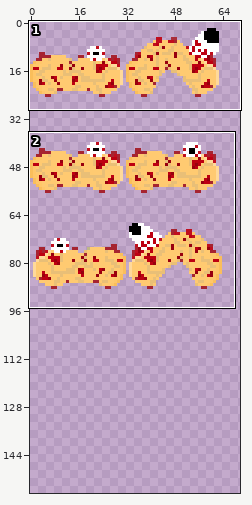
Sprite sheet: Pacman/Textures/wormcreature2.png. The picture above shows the old version from afar; the outline marks the close-up.
Close-up. Old version:
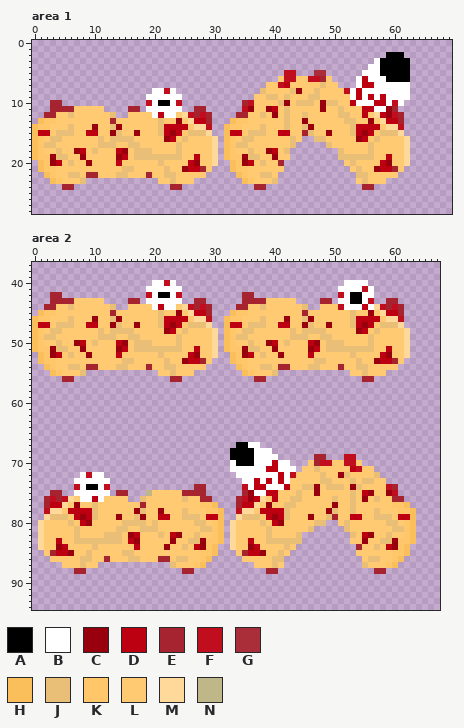
The file is 128x160 pixels. Colours within 5 levels of each other are drawn and written as one. Shown: area 1: x 0..69, y 0..28; area 2: x 0..67, y 37..94. The old version is drawn lined up with the new one. The wide view leaves out empty margins. The commit also changed other parts of the picture, which this record leaves out.
Palette (. is transparent): A #000000  B #ffffff  C #98000e  D #bd0011  E #a62430  F #c00e1e  G #aa2e3a  H #fabe5b  J #e9bf77  K #ffc76a  L #ffca71  M #ffd99a  N #bfb787
New version:
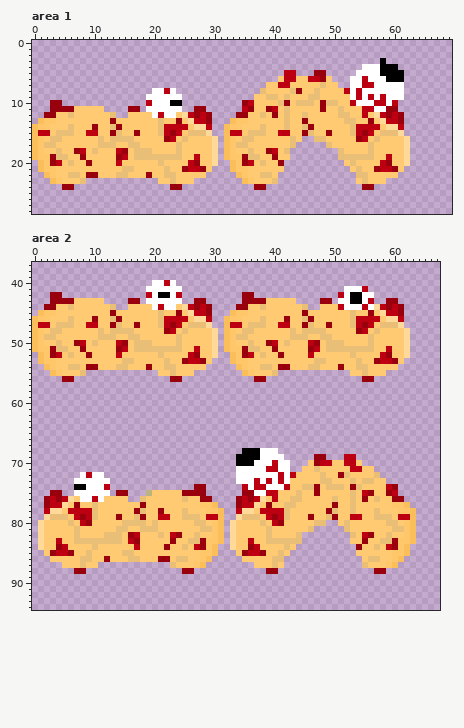
Change:
drawings rearranged on the sheet (the old picture shows each at its new place; 4 dropped ones are not shown)
@@ palette @@
-N #bfb787
+N #bcb480
--- area 1
@@ x 0..69 @@
  1 ......................................................................
- 2 ...........................................................AAA........
- 3 .........................................................BAAAAA.......
- 4 ........................................................BBAAAAA.......
- 5 ..........................................FF...GG......BBBAAAAA.......
- 6 .........................................LFFLLFFEL....BDBBBAAAA.......
- 7 .......................................LLFDLLLLLJLL...BDDBBBBBB.......
- 8 ....................BBFB..............JLLLLJCLLJLLLLFBDBBBBBBBB.......
- 9 ...................BBBBBB............LLJJLJLLLJJLLLLLBDBDBDBBBB.......
-10 ...EE..............FBAABF..........EFLLLLJCLJJJLCJJLLDBBBDDBFB........
-11 ...EEEELLLLL....EE.BBBBBB..EE......FCLLCDLJLLLLLCLLJLLLDDBBCE.........
-12 ..EELLJLLLLLLJ..LLLLBDBBLMFEFE....EELLJLCLJLLJLLLLLJJLLDLMDCFE........
-13 .HKKLLLLLLLLLELLLLLLLJLLCLMDDE...HKKLLLLLLJLLCLLLLLLJJLLCLMDDE........
-14 HKKLLLJLLLCLLJCLLLLLLJDDDDLMMF..HKKLLLJLLLJLLJCLLLLLLJDDDDLMMF........
-15 HDDLJJJLLDDLLCJLLCLLLJDCDLJJJM..HDDLJJJLLDDLLEJLLCLLLJDCDLJJJM........
+ 2 ......................................................................
+ 3 ..........................................................A...........
+ 4 .......................................................BBBAAA.........
+ 5 ..........................................DD...CC.....BBBBAAAA........
+ 6 .........................................LDDLLDDCL...BBDBBBAAA........
+ 7 .......................................LLDDLLLLLJLL..BBDDBBBBB........
+ 8 ....................BBDB..............JLLLLJCLLJLLLLDBDBBBBBBB........
+ 9 ...................BBBBBB............LLJJLJLLLJJLLLLLBDBDBDBBB........
+10 ...CC..............DBBBAA..........CDLLLLJCLJJJLCJJLLDBBBDDBD.........
+11 ...CCCCLLLLL....CC.BBBBBB..CC......DCLLCDLJLLLLLCLLJLLLDDBBCC.........
+12 ..CCLLJLLLLLLJ..LLLLBDBBLMDCDC....CCLLJLCLJLLJLLLLLJJLLDLMDCDC........
+13 .HKKLLLLLLLLLCLLLLLLLJLLCLMDDC...HKKLLLLLLJLLCLLLLLLJJLLCLMDDC........
+14 HKKLLLJLLLCLLJCLLLLLLJDDDDLMMD..HKKLLLJLLLJLLJCLLLLLLJDDDDLMMD........
+15 HDDLJJJLLDDLLCJLLCLLLJDCDLJJJM..HDDLJJJLLDDLLCJLLCLLLJDCDLJJJM........
 16 HKLJJLLLLLLJLJJJJLLLLLCDLJLLLLM.HKLJJLLLLLLJL..JJLLLLLCDLJLLLLM.......
@@ x 0..69 @@
 19 HKKCJJLLCLLLLLCDLJJJJJJJJLLDLLM.HKKCJJLLCLL........JJJJJJLLDLLM.......
-20 .HKCDLJLLCLLLLDLLLLLLJLLLLDCLLM..HKCDLJLLE..........LJLLLLDCLLM.......
-21 .HKKLLLLLLLLLLLJJLLLLLJLLCDDEL...HKKLLLLLL...........LJLLCDDEL........
-22 ..HKLLJJLEELLLJJLLLELLJJLLLLL.....HKLLJJL.............JJLLLLL.........
+20 .HKCDLJLLCLLLLDLLLLLLJLLLLDCLLM..HKCDLJLLC..........LJLLLLDCLLM.......
+21 .HKKLLLLLLLLLLLJJLLLLLJLLCDDCL...HKKLLLLLL...........LJLLCDDCL........
+22 ..HKLLJJLCCLLLJJLLLCLLJJLLLLL.....HKLLJJL.............JJLLLLL.........
 23 ...HKLLLJ............LLJLLL........HKLLLJ.............LJLLL...........
-24 .....EE................EE............EE................EE.............
+24 .....CC................CC............CC................CC.............
 25 ......................................................................
--- area 2
@@ x 0..67 @@
 39 ....................................................................
-40 ....................BBFB............................BBBB............
-41 ...................BBBBBB..........................BBBBFB...........
-42 ...EE..............FBAABF..........EE..............FBAABB...........
-43 ...EEEELLLLL....EE.BBBBBB..EE......EEEELLLLL....EE.BBAABF..EE.......
-44 ..EELLJLLLLLLJ..LLLLBDBBLMFEFE....EELLJLLLLLLJ..LLLFBBBDBMFEFE......
-45 .HKKLLLLLLLLLELLLLLLLJLLCLMDDE...HKKLLLLLLLLLELLLLLLLJLLCLMDDE......
-46 HKKLLLJLLLCLLJCLLLLLLJDDDDLMMF..HKKLLLJLLLCLLJCLLLLLLJDDDDLMMF......
+40 ....................BBDB............................................
+41 ...................BBBBBB...........................BBBD............
+42 ...CC..............DBAABD..........CC..............DBAABB...........
+43 ...CCCCLLLLL....CC.BBBBBB..CC......CCCCLLLLL....CC.BBAABD..CC.......
+44 ..CCLLJLLLLLLJ..LLLLBDBBLMDCDC....CCLLJLLLLLLJ..LLLDBBBDBMDCDC......
+45 .HKKLLLLLLLLLCLLLLLLLJLLCLMDDC...HKKLLLLLLLLLCLLLLLLLJLLCLMDDC......
+46 HKKLLLJLLLCLLJCLLLLLLJDDDDLMMD..HKKLLLJLLLCLLJCLLLLLLJDDDDLMMD......
 47 HDDLJJJLLDDLLCJLLCLLLJDCDLJJJM..HDDLJJJLLDDLLCJLLCLLLJDCDLJJJM......
@@ x 0..67 @@
 52 .HKCDLJLLCLLLLDLLLLLLJLLLLDCLLM..HKCDLJLLCLLLLDLLLLLLJLLLLDCLLM.....
-53 .HKKLLLLLLLLLLLJJLLLLLJLLCDDEL...HKKLLLLLLLLLLLJJLLLLLJLLCDDEL......
-54 ..HKLLJJLEELLLJJLLLELLJJLLLLL.....HKLLJJLEELLLJJLLLELLJJLLLLL.......
+53 .HKKLLLLLLLLLLLJJLLLLLJLLCDDCL...HKKLLLLLLLLLLLJJLLLLLJLLCDDCL......
+54 ..HKLLJJLCCLLLJJLLLCLLJJLLLLL.....HKLLJJLCCLLLJJLLLCLLJJLLLLL.......
 55 ...HKLLLJ............LLJLLL........HKLLLJ............LLJLLL.........
-56 .....EE................EE............EE................EE...........
+56 .....CC................CC............CC................CC...........
 57 ....................................................................
@@ x 0..67 @@
 66 ....................................................................
-67 ..................................AABB..............................
-68 .................................AAAABBB............................
-69 .................................AAAABBBB......EE...FF..............
-70 .................................BAAABBBDBB...LEFFLLFFL.............
-71 .................................BBBBBBDDBBB.LLJLLLLLDFLL...........
-72 ........BFBB......................BBBBBBBDBFLLLLJLLCJLLLLJ..........
-73 .......BBBBBB......................BBDBDBDBLLLLLJJLLLJLJJLL.........
-74 .......FBAABF..............EE......FBDDBBBDLLJJCLJJJLCJLLLLFE.......
-75 ...EE..BBBBBB.EE...NLLLLLEEEE......ECBBDDLLLJLLCLLLLLJLDCLLCF.......
-76 ..EFEFMLBBDBLLLL..JLLLLLLJLLEE....EFCDMLDLLJJLLLLLJLLJLCLJLLEE......
-77 ..EDDMLCLLJLLLLLLLELLLLLLLLLKKH...EDDMLCLLJJLLLLLLCLLJLLLLLLKKH.....
-78 ..FMMLDDDDJLLLLLLCJLLCLLLJLLLKKH..FMMLDDDDJLLLLLLCJLLJLLLJLLLKKH....
-79 ..MJJJLDCDJLLLCLLJCLLDDLLJJJLDDH..MJJJLDCDJLLLCLLJELLDDLLJJJLDDH....
+67 ....................................................................
+68 ...................................AAABBB...........................
+69 ..................................AAAABBBB.....CC...DD..............
+70 ..................................AAABBBDBB...LCDDLLDDL.............
+71 ..................................BBBBBDDBB..LLJLLLLLDDLL...........
+72 ........BDBB......................BBBBBBBDBDLLLLJLLCJLLLLJ..........
+73 .......BBBBBB.....................BBBDBDBDBLLLLLJJLLLJLJJLL.........
+74 .......AABBBD..............CC......DBDDBBBDLLJJCLJJJLCJLLLLDC.......
+75 ...CC..BBBBBB.CC...NLLLLLCCCC......CCBBDDLLLJLLCLLLLLJLDCLLCD.......
+76 ..CDCDMLBBDBLLLL..JLLLLLLJLLCC....CDCDMLDLLJJLLLLLJLLJLCLJLLCC......
+77 ..CDDMLCLLJLLLLLLLCLLLLLLLLLKKH...CDDMLCLLJJLLLLLLCLLJLLLLLLKKH.....
+78 ..DMMLDDDDJLLLLLLCJLLCLLLJLLLKKH..DMMLDDDDJLLLLLLCJLLJLLLJLLLKKH....
+79 ..MJJJLDCDJLLLCLLJCLLDDLLJJJLDDH..MJJJLDCDJLLLCLLJCLLDDLLJJJLDDH....
 80 .MLLLLJLDCLLLLLJJJJLJLLLLLLJJLKH.MLLLLJLDCLLLLLJJ..LJLLLLLLJJLKH....
@@ x 0..67 @@
 83 .MLLDLLJJJJJJJJLDCLLLLLCLLJJCKKH.MLLDLLJJJJJJ........LLCLLJJCKKH....
-84 .MLLCDLLLLJLLLLLLDLLLLCLLJLDCKH..MLLCDLLLLJL..........ELLJLDCKH.....
-85 ..LEDDCLLJLLLLLJJLLLLLLLLLLLKKH...LEDDCLLJL...........LLLLLLKKH.....
-86 ...LLLLLJJLLELLLJJLLLEELJJLLKH.....LLLLLJJ.............LJJLLKH......
+84 .MLLCDLLLLJLLLLLLDLLLLCLLJLDCKH..MLLCDLLLLJL..........CLLJLDCKH.....
+85 ..LCDDCLLJLLLLLJJLLLLLLLLLLLKKH...LCDDCLLJL...........LLLLLLKKH.....
+86 ...LLLLLJJLLCLLLJJLLLCCLJJLLKH.....LLLLLJJ.............LJJLLKH......
 87 .....LLLJLL............JLLLKH........LLLJL.............JLLLKH.......
-88 .......EE................EE............EE................EE.........
+88 .......CC................CC............CC................CC.........
 89 ....................................................................
